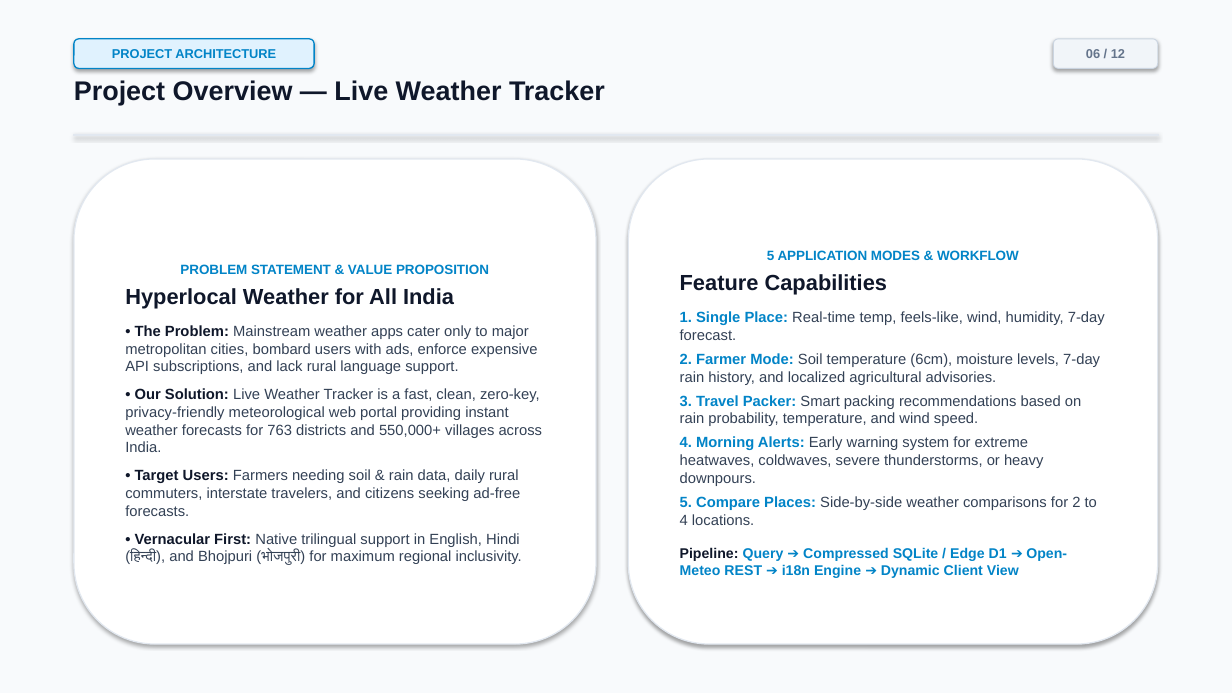
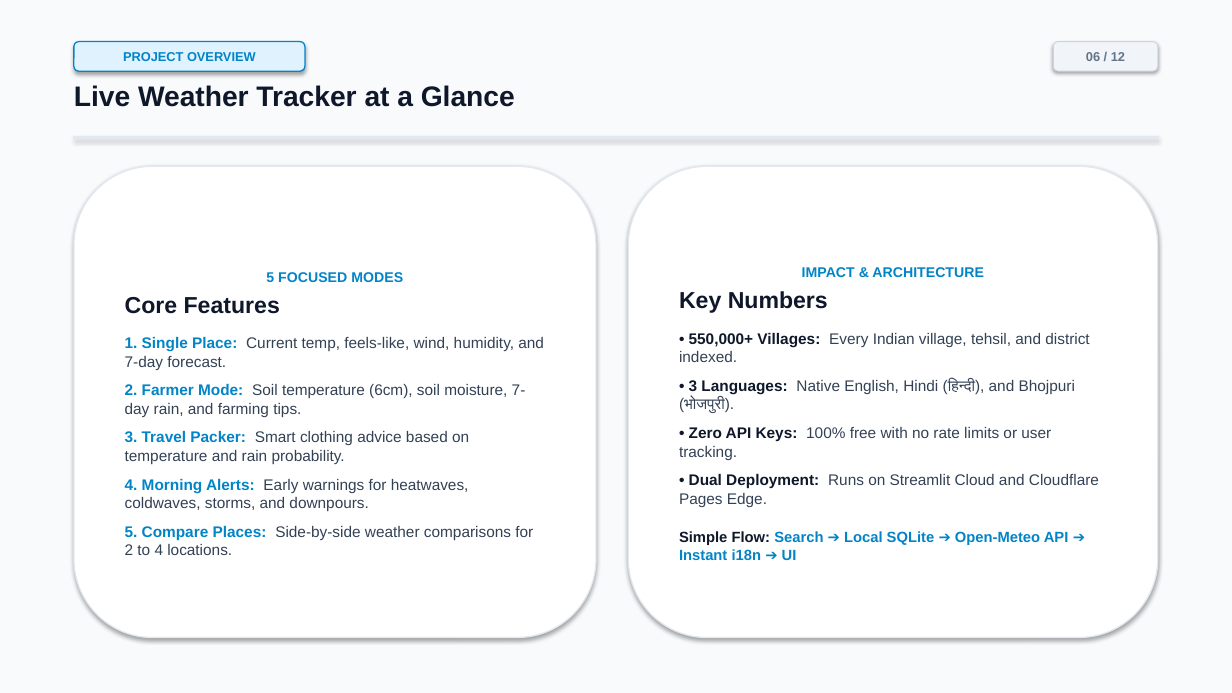
Before and after one commit to sonalikumari09/live-weather-tracker, a slide deck: slide 6 of Live_Weather_Tracker_Internship_Presentation.pptx. Drawn at 1232x693 pixels with LibreOffice and Linux fonts; fonts in the diff are those of the drawing. Boxes give left, top, right and bottom in pixels: in the first picture for what was removed or moved away, otherwise in the second. Text is boxed around its words. In the diff, an @@ line names an element or a change of style, - is before the commit and + after.

```diff
--- a/Live_Weather_Tracker_Internship_Presentation.pptx
+++ b/Live_Weather_Tracker_Internship_Presentation.pptx
@@ rounded rectangle "PROJECT OVERVIEW": place and size @@
-rounded rectangle "PROJECT OVERVIEW" at [74,39,314,68]
+rounded rectangle "PROJECT OVERVIEW" at [74,42,305,71]
@@ text in rounded rectangle at [123,52,256,61]: text changed @@
-PROJECT ARCHITECTURE
+PROJECT OVERVIEW
@@ text at [74,85,515,107]: text changed; size 21 to 22 pt @@
-Project Overview — Live Weather Tracker
+Live Weather Tracker at a Glance
@@ rounded rectangle "5 FOCUSED MODES": place and size @@
-rounded rectangle "5 FOCUSED MODES" at [74,159,596,644]
+rounded rectangle "5 FOCUSED MODES" at [74,166,596,638]
@@ rounded rectangle "IMPACT & ARCHITECTURE": place and size @@
-rounded rectangle "IMPACT & ARCHITECTURE" at [628,159,1158,644]
+rounded rectangle "IMPACT & ARCHITECTURE" at [628,166,1158,638]
@@ text in rounded rectangle at [679,267,1099,560]: text changed; size 11.5 to 12 pt @@
-5 APPLICATION MODES & WORKFLOW
-Feature Capabilities
-1. Single Place: Real-time temp, feels-like, wind, humidity, 7-day forecast.
-2. Farmer Mode: Soil temperature (6cm), moisture levels, 7-day rain history, and localized agricultural advisories.
-3. Travel Packer: Smart packing recommendations based on rain probability, temperature, and wind speed.
-4. Morning Alerts: Early warning system for extreme heatwaves, coldwaves, severe thunderstorms, or heavy downpours.
-5. Compare Places: Side-by-side weather comparisons for 2 to 4 locations.
-Pipeline: Query ➔ Compressed SQLite / Edge D1 ➔ Open-Meteo REST ➔ i18n Engine ➔ Dynamic Client View
+IMPACT & ARCHITECTURE
+Key Numbers
+• 550,000+ Villages: Every Indian village, tehsil, and district indexed.
+• 3 Languages: Native English, Hindi (हिन्दी), and Bhojpuri (भोजपुरी).
+• Zero API Keys: 100% free with no rate limits or user tracking.
+• Dual Deployment: Runs on Streamlit Cloud and Cloudflare Pages Edge.
+Simple Flow: Search ➔ Local SQLite ➔ Open-Meteo API ➔ Instant i18n ➔ UI
@@ text in rounded rectangle at [125,272,544,555]: text changed; size 11.5 to 12 pt @@
-PROBLEM STATEMENT & VALUE PROPOSITION
-Hyperlocal Weather for All India
-• The Problem: Mainstream weather apps cater only to major metropolitan cities, bombard users with ads, enforce expensive API subscriptions, and lack rural language support.
-• Our Solution: Live Weather Tracker is a fast, clean, zero-key, privacy-friendly meteorological web portal providing instant weather forecasts for 763 districts and 550,000+ villages across India.
-• Target Users: Farmers needing soil & rain data, daily rural commuters, interstate travelers, and citizens seeking ad-free forecasts.
-• Vernacular First: Native trilingual support in English, Hindi (हिन्दी), and Bhojpuri (भोजपुरी) for maximum regional inclusivity.
+5 FOCUSED MODES
+Core Features
+1. Single Place: Current temp, feels-like, wind, humidity, and 7-day forecast.
+2. Farmer Mode: Soil temperature (6cm), soil moisture, 7-day rain, and farming tips.
+3. Travel Packer: Smart clothing advice based on temperature and rain probability.
+4. Morning Alerts: Early warnings for heatwaves, coldwaves, storms, and downpours.
+5. Compare Places: Side-by-side weather comparisons for 2 to 4 locations.
```
Also in this commit, not shown: 11 other slides changed, 18 other files.
